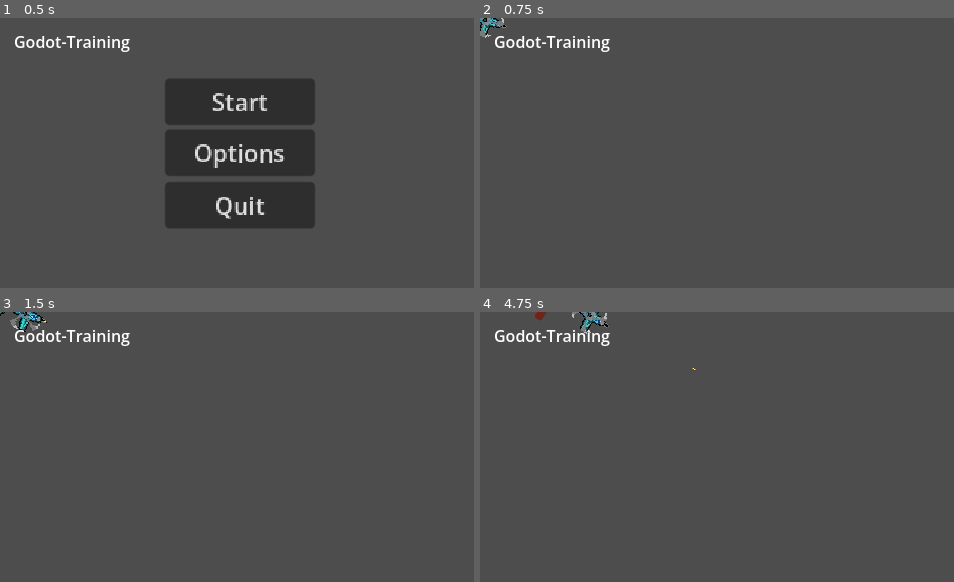
Above: before the commit, frames 1-4 (two rows, left to right).
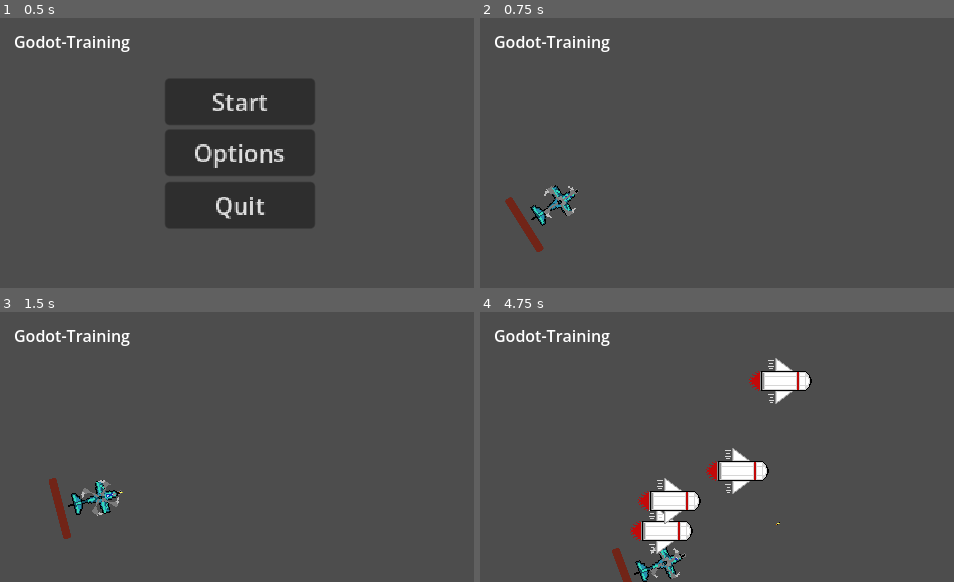
Above: after the commit, the same moments.

Repository: Aceralot/Shots-Fired
Game: Godot game, scene res://Objects/UI/MainMenu.tscn
Same seed, same stepped clock (60 frames per second), same inputs: the game is played once before the commit and once after it.
Inputs (mouse positions are in pixels of both pictures, inside the frame that each line leads up to):
- Up to frame 1 (0.5 s): no input
- Up to frame 2 (0.75 s): click "Start" at 0.5 s
- Up to frame 3 (1.5 s): tap Enter at 1.25 s; move the mouse to (346, 433) at 1.27 s; hold D (move_right) from 1.28 s (still down); hold Space (shoot) from 1.28 s (still down)
- Up to frame 4 (4.75 s): move the mouse to (622, 460) at 2.02 s; release D (move_right) at 2.03 s; release Space (shoot) at 2.03 s; hold S (move_down) 2.03-2.78 s; tap Space (shoot) at 2.1, 3.6 s; move the mouse to (769, 387) at 2.77 s; hold D (move_right) 2.78-3.53 s; hold Space (shoot) 2.78-3.53 s; move the mouse to (698, 501) at 3.52 s; hold W (move_up) 3.53-4.28 s; move the mouse to (863, 487) at 4.27 s; hold A (move_left) from 4.28 s (still down); hold Space (shoot) from 4.28 s (still down)

Frame 1 is identical in both runs. In frame 2, 1.2% of the frame differs, in the area x 0-21%, y 0-87%; in frame 3, 1.4%; in frame 4, 5.5%, in the area x 11-71%, y 0-100%.

Commit message:
Enemy spawns and follows the Player
I added an enemy and a script that allows the enemy rocket to follow
that player

Diff:
--- /dev/null
+++ b/Objects/Environment/Enemy_Spawner.tscn
@@ -0,0 +1,13 @@
+[gd_scene format=3 uid="uid://bgm6ppsjn4jm5"]
+
+[ext_resource type="Script" uid="uid://02cfwadqwy3m" path="res://Scripts/Utils/enemy_spawner.gd" id="1_adyta"]
+[ext_resource type="PackedScene" uid="uid://s5jf7yuu7166" path="res://Scenes/Prototyping/EnemyChasing.tscn" id="2_p4u4m"]
+
+[node name="Enemy_Spawner" type="Node2D" unique_id=866135157]
+script = ExtResource("1_adyta")
+enemy_prefab = ExtResource("2_p4u4m")
+
+[node name="Timer" type="Timer" parent="." unique_id=468012665]
+autostart = true
+
+[connection signal="timeout" from="Timer" to="." method="_on_timeout"]
--- a/Scenes/Prototyping/EnemyChasing.tscn
+++ b/Scenes/Prototyping/EnemyChasing.tscn
@@ -1,3 +1,7 @@
 [gd_scene format=3 uid="uid://s5jf7yuu7166"]
 
-[node name="EnemyChasing" type="Node2D"]
+[ext_resource type="PackedScene" uid="uid://cfto5xdiaq4xj" path="res://Scenes/Prototyping/enemy.tscn" id="1_w5adu"]
+
+[node name="EnemyChasing" type="Node2D" unique_id=1650958704]
+
+[node name="Enemy" parent="." unique_id=1174540543 instance=ExtResource("1_w5adu")]
--- a/Scenes/Prototyping/LevelDesign.tscn
+++ b/Scenes/Prototyping/LevelDesign.tscn
@@ -1,3 +1,17 @@
 [gd_scene format=3 uid="uid://21i8vro25182"]
 
+[ext_resource type="PackedScene" uid="uid://cfto5xdiaq4xj" path="res://Scenes/Prototyping/enemy.tscn" id="2_hp3xh"]
+[ext_resource type="PackedScene" uid="uid://0lkxrnsn52p1" path="res://Objects/Entity/player.tscn" id="3_3jyhc"]
+[ext_resource type="PackedScene" uid="uid://bgm6ppsjn4jm5" path="res://Objects/Environment/Enemy_Spawner.tscn" id="3_riaij"]
+
 [node name="LevelDesign" type="Node2D" unique_id=1475208290]
+position = Vector2(1, 0)
+
+[node name="Player" parent="." unique_id=41667982 instance=ExtResource("3_3jyhc")]
+position = Vector2(74, 187)
+scale = Vector2(0.3, 0.3)
+
+[node name="Enemy_Spawner" parent="." unique_id=866135157 node_paths=PackedStringArray("target") instance=ExtResource("3_riaij")]
+position = Vector2(308, 55)
+enemy_prefab = ExtResource("2_hp3xh")
+target = NodePath("../Player")
--- /dev/null
+++ b/Scenes/Prototyping/enemy.tscn
@@ -0,0 +1,42 @@
+[gd_scene format=3 uid="uid://cfto5xdiaq4xj"]
+
+[ext_resource type="Script" uid="uid://b4b7xjle5gnhc" path="res://Scripts/Core/enemy.gd" id="1_gorhj"]
+[ext_resource type="Texture2D" uid="uid://dl6vbghs72nh2" path="res://Assets/Sprite/Enemy .png" id="2_5bh0a"]
+
+[sub_resource type="CapsuleShape2D" id="CapsuleShape2D_wlrqd"]
+radius = 15.0
+height = 62.0
+
+[sub_resource type="AtlasTexture" id="AtlasTexture_kfuyl"]
+atlas = ExtResource("2_5bh0a")
+region = Rect2(0, 0, 64, 64)
+
+[sub_resource type="AtlasTexture" id="AtlasTexture_dy0d8"]
+atlas = ExtResource("2_5bh0a")
+region = Rect2(64, 0, 64, 64)
+
+[sub_resource type="SpriteFrames" id="SpriteFrames_3ldh3"]
+animations = [{
+"frames": [{
+"duration": 1.0,
+"texture": SubResource("AtlasTexture_kfuyl")
+}, {
+"duration": 1.0,
+"texture": SubResource("AtlasTexture_dy0d8")
+}],
+"loop": true,
+"name": &"Idle",
+"speed": 5.0
+}]
+
+[node name="Enemy" type="CharacterBody2D" unique_id=1174540543]
+script = ExtResource("1_gorhj")
+
+[node name="CollisionShape2D" type="CollisionShape2D" parent="." unique_id=405697487]
+rotation = 1.5707964
+shape = SubResource("CapsuleShape2D_wlrqd")
+
+[node name="AnimatedSprite2D" type="AnimatedSprite2D" parent="." unique_id=1224839900]
+texture_filter = 1
+sprite_frames = SubResource("SpriteFrames_3ldh3")
+animation = &"Idle"
--- /dev/null
+++ b/Scripts/Core/enemy.gd
@@ -0,0 +1,11 @@
+extends CharacterBody2D
+
+
+const SPEED = 100.0
+var player : Node2D
+
+func _physics_process(delta: float) -> void:
+	#where is the player
+	var direction = (player.global_position - global_position).normalized()
+	velocity = direction * SPEED
+	move_and_slide()
--- a/Scripts/UI/mainmenu.gd
+++ b/Scripts/UI/mainmenu.gd
@@ -63,5 +63,5 @@
 
 
 func _on_start_pressed() -> void:
-	get_tree().change_scene_to_file("res://Scenes/Prototyping/PlayerMoveAndShoot.tscn")
+	get_tree().change_scene_to_file("res://Scenes/Prototyping/LevelDesign.tscn")
 	print("changed Scene") # Replace with function body.
--- /dev/null
+++ b/Scripts/Utils/enemy_spawner.gd
@@ -0,0 +1,12 @@
+extends Node2D
+
+@export var enemy_prefab : PackedScene
+@export var target : CharacterBody2D
+
+
+
+func _on_timeout() -> void:
+	#spawn an enemy
+	var enemy = enemy_prefab.instantiate()
+	enemy.player = target
+	add_child( enemy )
--- a/project.godot
+++ b/project.godot
@@ -106,13 +106,24 @@
 "type": "file"
 }, {
 "column": 0,
-"current": true,
 "line": 0,
 "path": "res://Scripts/UI/mainmenu.gd",
+"type": "file"
+}, {
+"column": 0,
+"current": true,
+"line": 10,
+"path": "res://Scripts/Utils/enemy_spawner.gd",
+"type": "file"
+}, {
+"column": 4,
+"line": 4,
+"path": "res://Scripts/Core/enemy.gd",
 "type": "file"
 }]
 project/breakpoints={
 "res://Scenes/Prototyping/player_move_and_shoot.gd": PackedInt32Array(3),
+"res://Scripts/Core/enemy.gd": PackedInt32Array(),
 "res://Scripts/Player/player_move_and_shoot.gd": PackedInt32Array(),
 "res://Scripts/UI/Videoscript.gd": PackedInt32Array(),
 "res://Scripts/UI/controls.gd": PackedInt32Array()
Not shown, added: Scripts/Core/enemy.gd.uid
Not shown, added: Scripts/Utils/enemy_spawner.gd.uid
